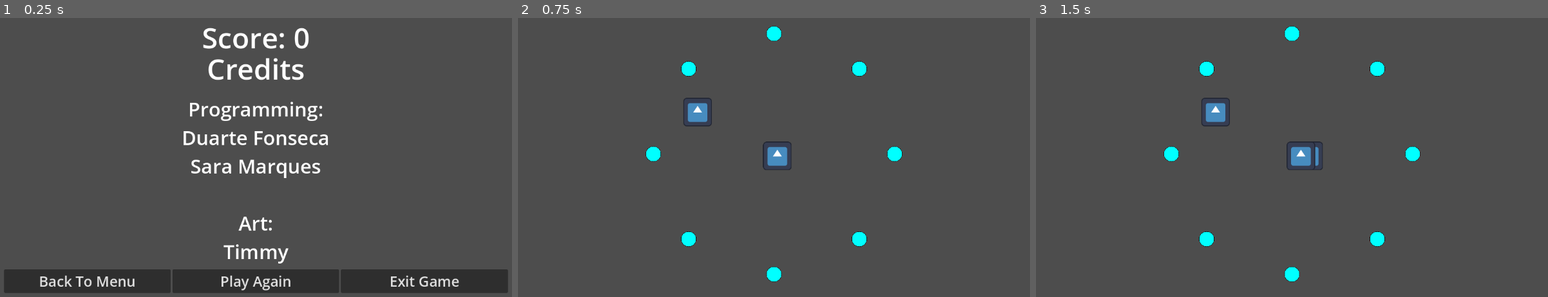
Above: before the commit, frames 1-3 (left to right).
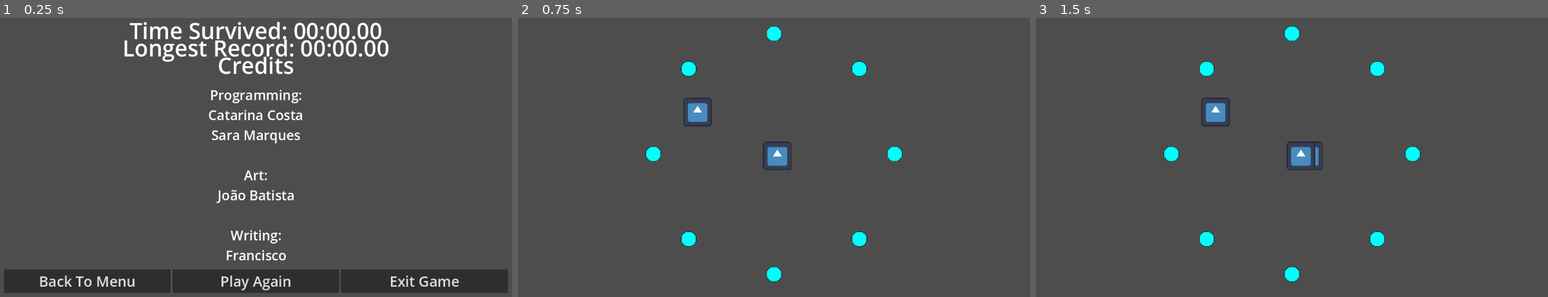
Above: after the commit, the same moments.

Repository: DarkerQueenSara/wave-defense
Game: Godot game, scene res://scenes/menus/credits_menu.tscn
Two runs of this game, one before a commit and one after it. Both use one fixed random seed, a clock stepped at 60 frames per second and the inputs below. This scene is started directly instead of the project's main scene. The engine's default icon, where the game draws it, is replaced by a stand-in: a white triangle on a blue panel in a dark square.
Inputs:
- Up to frame 1 (0.25 s): no input
- Up to frame 2 (0.75 s): click "Play Again" at 0.5 s
- Up to frame 3 (1.5 s): tap Enter at 1.25 s; hold Right (right) from 1.28 s (still down); tap Space (build) at 1.35 s

The runs differ from the first frame. In frame 1, 6.9% of the frame differs, in the area x 24-76%, y 1-89%; in frame 2, nothing differs; in frame 3, nothing differs.

Commit message:
Adjustments to credits

Diff:
--- a/global.gd
+++ b/global.gd
@@ -2,16 +2,11 @@
 
 var currentResolution = Vector2i(1152,648)
 
-var lastHighScore = 0;
+var highScore = 0;
 var score = 0
 var windowMode = 1
 var selectedResolution = 0
 
-var SCALE_MAX_WEIGHT : int = 75;
-
-var highest_left_block_position = -INF;
-var highest_right_block_position = -INF;
-
 var isFullscreen = true
 
 var VOLUME_ARRAY : Array = [1,1,1]
--- a/scenes/menus/credits_menu.gd
+++ b/scenes/menus/credits_menu.gd
@@ -1,7 +1,15 @@
 extends Control
 
+func seconds2mmss(total_seconds: float) -> String:
+	#total_seconds = 12345
+	var seconds:float = fmod(total_seconds , 60.0)
+	var minutes:int   =  int(total_seconds / 60.0) % 60
+	var mmss_string:String = "%02d:%05.2f" % [minutes, seconds]
+	return mmss_string
+
 func _ready() -> void:
-	$MarginContainer/VBoxContainer/Label.text = "Score: " + str(Global.score)
+	$MarginContainer/VBoxContainer/Label.text = "Time Survived: " + seconds2mmss(Global.score);
+	$MarginContainer/VBoxContainer/Label3.text = "Longest Record: " + seconds2mmss(Global.highScore);
 
 func _on_back_to_menu_pressed() -> void:
 	get_tree().change_scene_to_file("res://scenes/menus/main_menu.tscn")
--- a/scenes/menus/credits_menu.tscn
+++ b/scenes/menus/credits_menu.tscn
@@ -54,17 +54,25 @@
 theme_override_constants/separation = -30
 
 [node name="Label" type="Label" parent="MarginContainer/VBoxContainer"]
-custom_minimum_size = Vector2(0, 100)
+custom_minimum_size = Vector2(0, 55)
 layout_mode = 2
-theme_override_font_sizes/font_size = 64
+theme_override_font_sizes/font_size = 50
+text = "Score: 1000000000"
+horizontal_alignment = 1
+vertical_alignment = 1
+
+[node name="Label3" type="Label" parent="MarginContainer/VBoxContainer"]
+custom_minimum_size = Vector2(0, 50)
+layout_mode = 2
+theme_override_font_sizes/font_size = 50
 text = "Score: 1000000000"
 horizontal_alignment = 1
 vertical_alignment = 1
 
 [node name="Label2" type="Label" parent="MarginContainer/VBoxContainer"]
-custom_minimum_size = Vector2(0, 100)
+custom_minimum_size = Vector2(0, 50)
 layout_mode = 2
-theme_override_font_sizes/font_size = 64
+theme_override_font_sizes/font_size = 50
 text = "Credits"
 horizontal_alignment = 1
 vertical_alignment = 1
@@ -73,13 +81,16 @@
 custom_minimum_size = Vector2(1000, 300)
 layout_mode = 2
 size_flags_vertical = 3
-theme_override_font_sizes/font_size = 44
+theme_override_font_sizes/font_size = 30
 text = "Programming:
-Duarte Fonseca
+Catarina Costa
 Sara Marques
 
 Art:
-Timmy"
+João Batista
+
+Writing:
+Francisco"
 horizontal_alignment = 1
 vertical_alignment = 1
 autowrap_mode = 3
